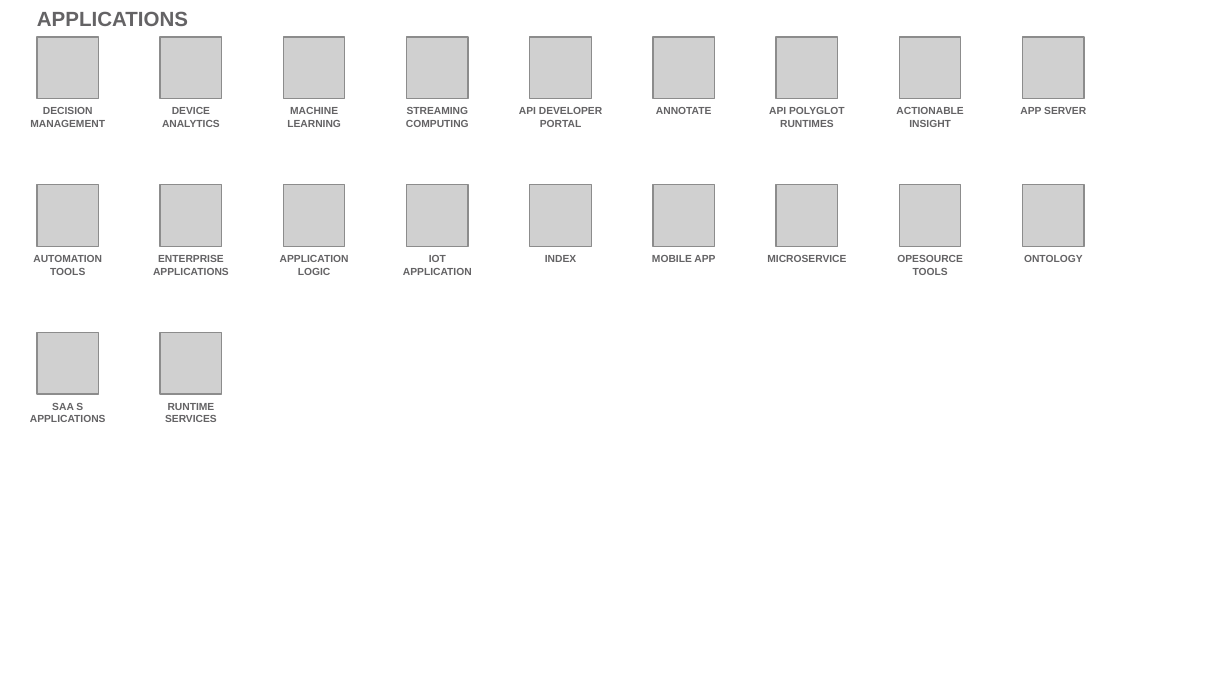
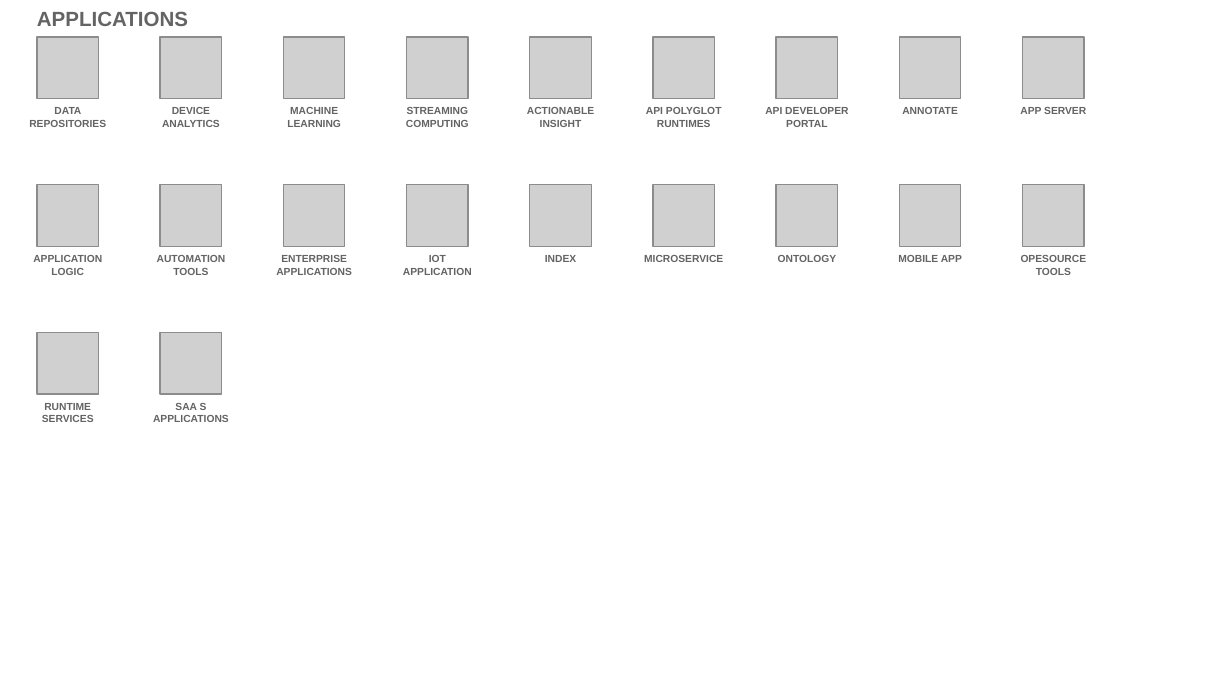
Before and after one commit to l2fprod/myarchitecture, a slide deck: slide 14 of mycatalog-architecture-diagram-template.pptx. Drawn at 1232x693 pixels with LibreOffice and Linux fonts; fonts in the diff are those of the drawing; grey boxes stand for pictures. Boxes give left, top, right and bottom in pixels: in the first picture for what was removed or moved away, otherwise in the second. Text is boxed around its words. In the diff, an @@ line names an element or a change of style, - is before the commit and + after.

```diff
--- a/mycatalog-architecture-diagram-template.pptx
+++ b/mycatalog-architecture-diagram-template.pptx
@@ text at bbox=[29, 107, 106, 127]: text changed @@
-DECISION MANAGEMENT
+DATA REPOSITORIES
@@ text at bbox=[527, 107, 594, 127]: text changed @@
-API DEVELOPER PORTAL
+ACTIONABLE INSIGHT
@@ text removed at bbox=[656, 107, 712, 114] @@
-ANNOTATE
@@ text added at bbox=[765, 107, 848, 127], 6 pt, text #646365, bold @@
+API DEVELOPER PORTAL
@@ text at bbox=[902, 107, 958, 114]: text changed @@
-ACTIONABLE INSIGHT
+ANNOTATE
@@ text "APPLICATION LOGIC": place and size @@
-text "APPLICATION LOGIC" at bbox=[280, 255, 349, 275]
+text "APPLICATION LOGIC" at bbox=[33, 255, 102, 275]
@@ text "ONTOLOGY": place and size @@
-text "ONTOLOGY" at bbox=[1024, 255, 1083, 262]
+text "ONTOLOGY" at bbox=[778, 255, 837, 262]
@@ text "MOBILE APP": place and size @@
-text "MOBILE APP" at bbox=[652, 255, 715, 262]
+text "MOBILE APP" at bbox=[898, 255, 962, 262]
@@ 3 texts: place and size @@
-3 texts at bbox=[165, 107, 846, 422]
+3 texts at bbox=[42, 107, 723, 422]
@@ 4 texts: place and size @@
-4 texts at bbox=[30, 255, 963, 422]
+4 texts at bbox=[153, 255, 1087, 422]
```
Also in this commit, not shown: 18 other slides changed.
